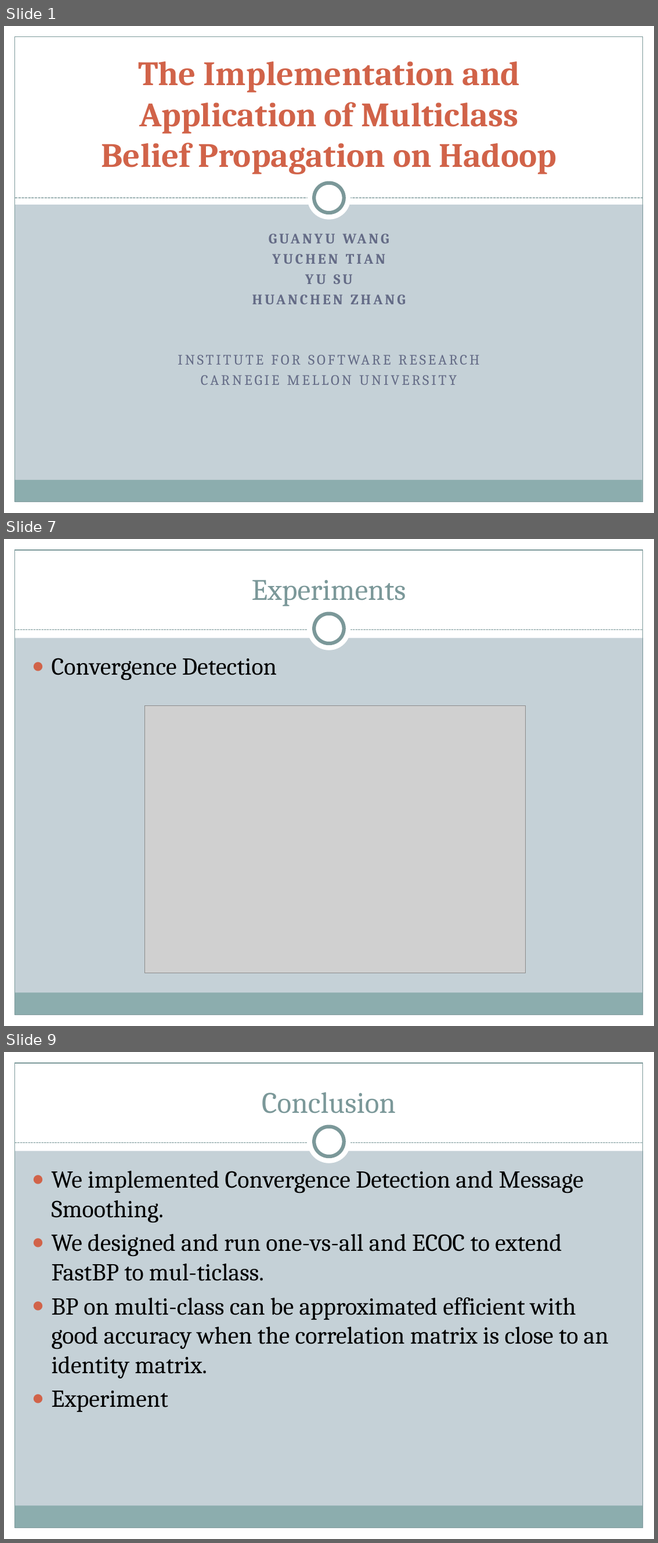
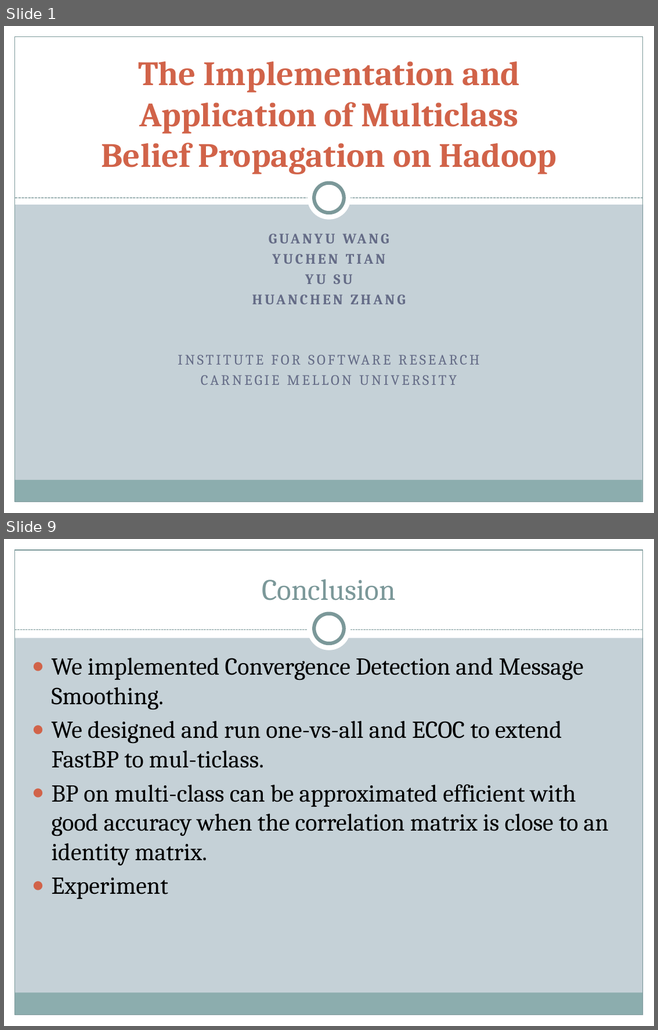
Before and after one commit to lazyplus/826Code, a slide deck: DOC/The Implementation and Application of Multiclass belief propagation on hadoop.pptx. Shown one above the other, each under a label of ours: slides 1, 7 and 9 before the commit, slides 1 and 9 after it; the slides between them are not shown. The pictures are 658x1543 and 658x1030 pixels, drawn with LibreOffice and Linux fonts; fonts in the diff are those of the drawing; grey boxes stand for pictures. Boxes give left, top, right and bottom in pixels: in the first picture for what was removed or moved away, otherwise in the second. Text is boxed around its words. In the diff, an @@ line names an element or a change of style, - is before the commit and + after.

```diff
--- a/DOC/The Implementation and Application of Multiclass belief propagation on hadoop.pptx
+++ b/DOC/The Implementation and Application of Multiclass belief propagation on hadoop.pptx
@@ slide 7 removed at [4, 539, 654, 1026], background #C5D1D7; not listed: 9 template elements that a slide beside it also shows @@
@@ title removed at [252, 580, 406, 606] @@
-Experiments
@@ text removed at [52, 658, 277, 681] @@
-● Convergence Detection
@@ picture removed at [145, 706, 525, 973] @@
```
Also in this commit, not shown: 5 slides changed, 2 slides added, 1 other slide removed, 3 other files.
